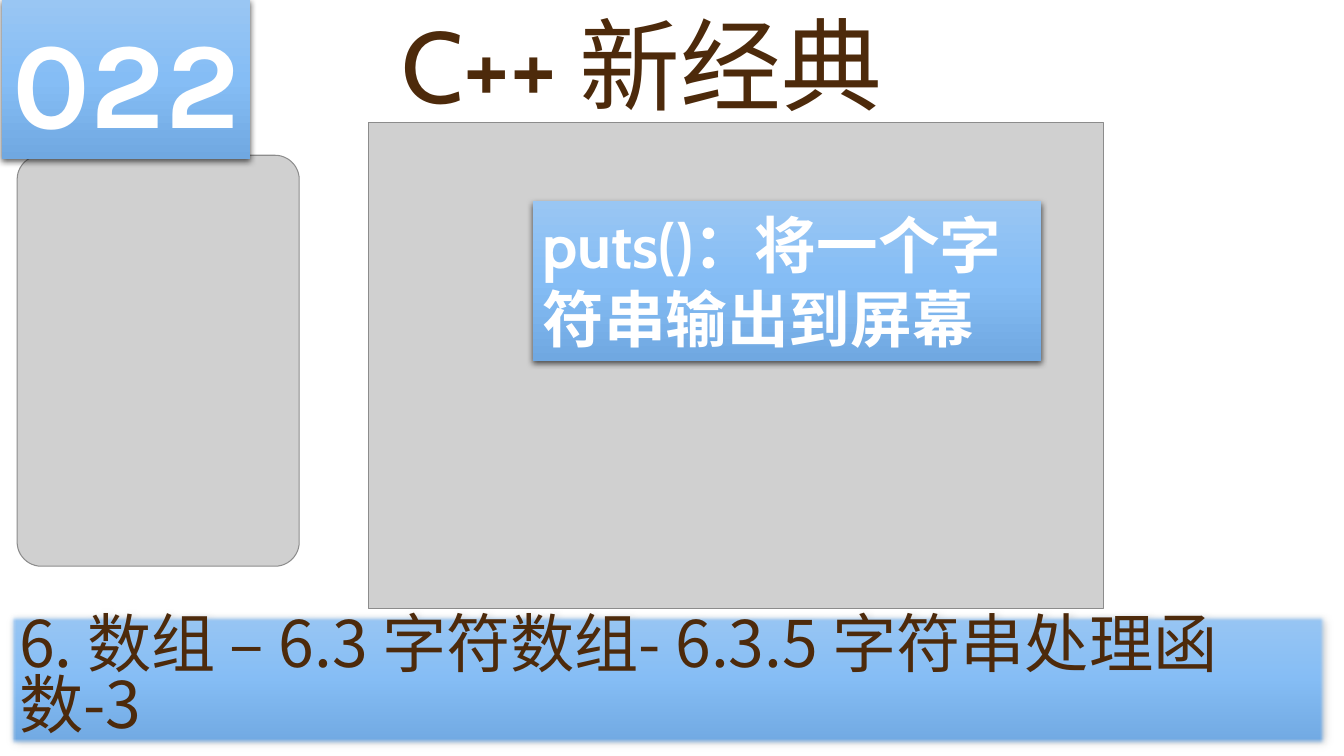
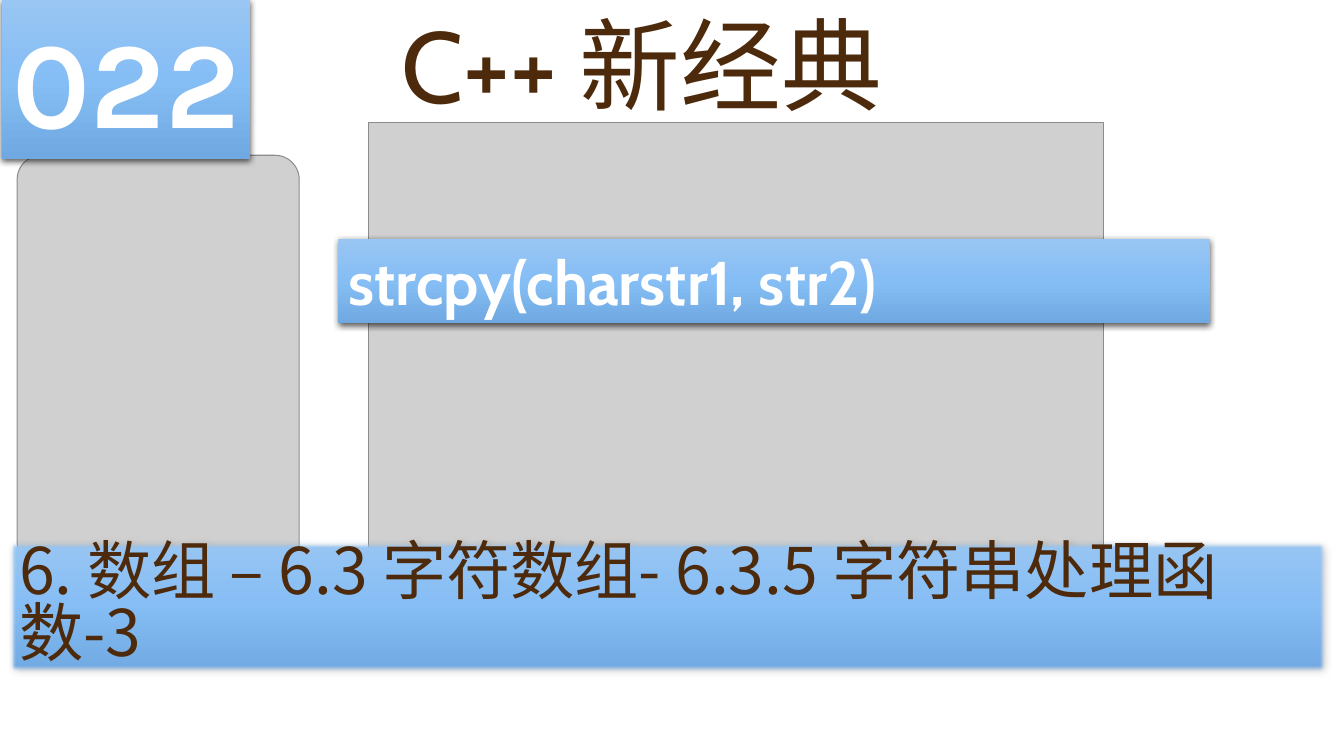
Before and after one commit to yasenstar/learn_cpp, a slide deck: slide 22 of cpp_new/C++ 新经典.pptx. Drawn at 1344x756 pixels with LibreOffice and Linux fonts; fonts in the diff are those of the drawing; grey boxes stand for pictures; background and template pictures are left out. Boxes give left, top, right and bottom in pixels: in the first picture for what was removed or moved away, otherwise in the second. Text is boxed around its words. In the diff, an @@ line names an element or a change of style, - is before the commit and + after.

```diff
--- a/cpp_new/C++ 新经典.pptx
+++ b/cpp_new/C++ 新经典.pptx
@@ rectangle removed at box(532, 202, 1042, 361) @@
-puts()：将一个字符串输出到屏幕
@@ rectangle added at box(339, 239, 1210, 324), fill gradient #9AC6F4 to #86BEF6 to #70A9E1, 44 pt, text #FFFFFF, bold @@
+strcpy(charstr1, str2)
@@ rectangle "6. 数组 – 6.3 字符数组- ...": place and size @@
-rectangle "6. 数组 – 6.3 字符数组- ..." at box(9, 614, 1326, 744)
+rectangle "6. 数组 – 6.3 字符数组- ..." at box(9, 541, 1326, 671)
```
Also in this commit, not shown: 3 other slides changed, 1 other file.
